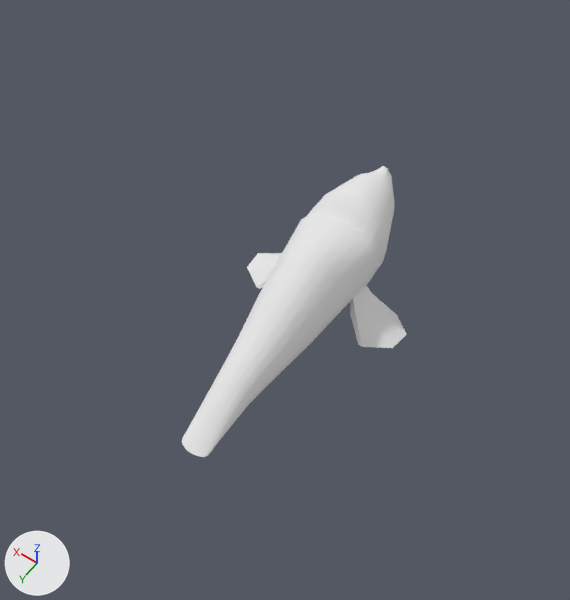
An edit to the OBJ model public/assets/3D_Modeling/3D_Animals/seal.obj, drawn before and after from the same camera.
The view is the same before and after, from a 50 mm camera at (-6.31, 8.56, 15.59) aimed at (-0.31, 0.15, 2.37). Lighting does not change. The marker at lower left points along +X, +Y and +Z. Where no turn or scale is listed for an object, it has been applied to the vertices. Vertices at the same position are counted once.

Names of what the first picture shows: 'seal'.
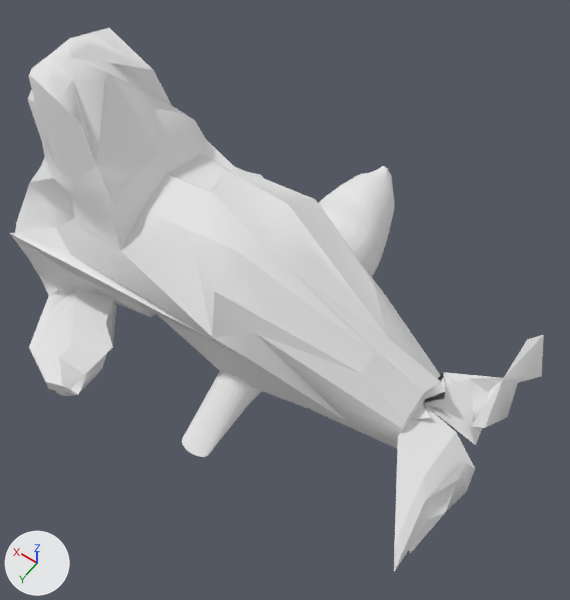
Commit message: Seal has been smoothed down

What differs and where, as boxes [x1, y1, x2, y2] in the pictures (570 x 600 px; the box of a moved part takes in the faces that stretch with it):
'seal', reshaped (137% wider, 87% taller): before [182, 166, 407, 457]; after [10, 28, 544, 572]
part 1 of me_seal, added: after [10, 28, 544, 572]
part 2 of me_seal, moved or reshaped: before [240, 182, 406, 383]; after [318, 182, 394, 277]

Patch to the scene script:
```diff
--- a/public/assets/3D_Modeling/3D_Animals/seal.obj.py
+++ b/public/assets/3D_Modeling/3D_Animals/seal.obj.py
@@ mat_aistandardsurface1sg @@
+mat_aistandardsurface1sg = principled_material('aiStandardSurface1SG')
+mat_aistandardsurface1sg.base_color = (0.8, 0.8, 0.8)  # white #e7e7e7
+mat_aistandardsurface1sg.roughness = 1.0
@@ me_seal @@
 # used by ob_seal; location = (0.0, 0.0, 0.0)
-me_seal.from_pydata(...)  # 1771 vertices, 3530 faces; spans x -2.24..2.24, y -4.5..3.27, z -0.02..2.77
+me_seal.from_pydata(...)  # 2214 vertices, 4410 faces; spans x -5.41..6.67, y -4.5..3.99, z -0.48..6.57
+# me_seal part 1: a new loose piece of 443 vertices spanning x -5.41..6.67, y -4.15..3.99, z -0.48..6.57, in mat_initialshadinggroup (white #e7e7e7)
+# me_seal part 2: 651 vertices moved from x -1.69..1.69, y -3.68..0.71, z -0.02..2.77 to x -1.68..1.68, y -3.69..0.72, z -0.01..2.71
 me_seal.materials.append(mat_initialshadinggroup)
+me_seal.materials.append(mat_aistandardsurface1sg)  # white #e7e7e7
```
